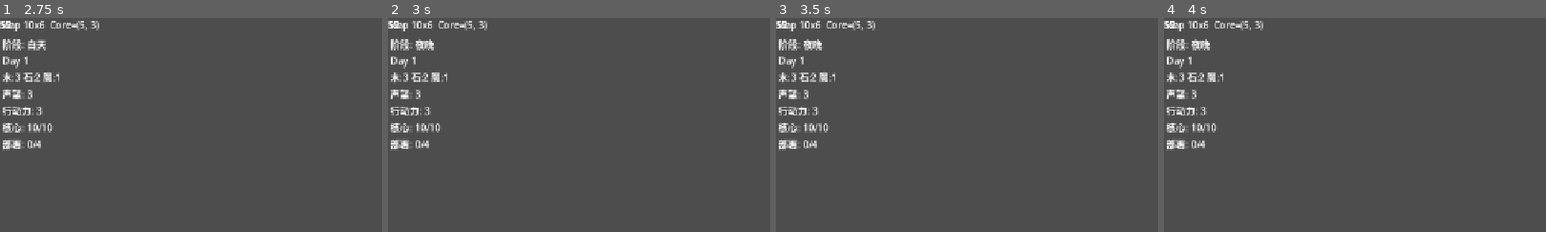
Above: before the commit, frames 1-4 (left to right).
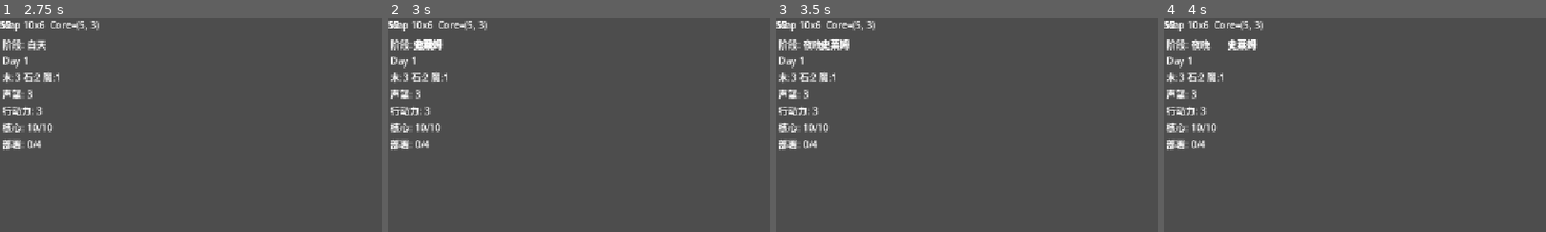
Above: after the commit, the same moments.

Repository: cl0udtide/buaase-hexavigil
Game: Godot game, scene res://scenes/bootstrap/MainMenu.tscn
Same seed, same stepped clock (60 frames per second), same inputs: the game is played once before the commit and once after it.
Inputs:
- Up to frame 1 (2.75 s): click "开始游戏" at 0.5 s; click "待机" at 1.25 s; click "探索" at 2 s
- Up to frame 2 (3 s): click "进入夜晚" at 2.75 s
- Up to frame 3 (3.5 s): no input
- Up to frame 4 (4 s): click "医疗站" at 3.5 s
The pictures show only the part of the screen within x 0-50%, y 0-50%; the shares and areas given below are measured in that part.

Frame 1 is identical in both runs. In frame 2, 0.3% of the frame differs, in the area x 6-15%, y 9-16%; in frame 3, 0.3%; in frame 4, 0.4%, in the area x 16-25%, y 9-16%.
Error before the commit: Trying to assign an array of type "Array" to a variable of type "Array[Dictionary]". (res://scripts/enemy/wave_manager.gd:41)

Commit message:
fix(战斗): 修复夜晚刷怪与实体初始化问题

Diff:
--- a/scripts/building/building_manager.gd
+++ b/scripts/building/building_manager.gd
@@ -53,10 +53,10 @@
 		run_state.reset_action_points(run_state.action_points + int(cfg.get("ap_cost", 0)))
 		return ActionResult.err(&"WORLD_NOT_READY", "BuildingRoot 节点不存在")
 	var actor: Node = scene.instantiate()
+	_building_root.add_child(actor)
 	actor.runtime_id = _next_runtime_id
 	if actor.has_method("setup_from_cfg"):
 		actor.setup_from_cfg(building_id, cfg, cell)
-	_building_root.add_child(actor)
 
 	_buildings_by_runtime_id[_next_runtime_id] = actor
 	_buildings_by_cell[cell] = actor
--- a/scripts/combat/unit_manager.gd
+++ b/scripts/combat/unit_manager.gd
@@ -48,10 +48,10 @@
 	if _unit_root == null:
 		return ActionResult.err(&"WORLD_NOT_READY", "UnitRoot 节点不存在")
 	var actor: Node = scene.instantiate()
+	_unit_root.add_child(actor)
 	actor.runtime_id = _next_runtime_id
 	if actor.has_method("setup_from_cfg"):
 		actor.setup_from_cfg(unit_id, cfg, cell, facing)
-	_unit_root.add_child(actor)
 	_units_by_runtime_id[_next_runtime_id] = actor
 	run_state.change_deployed_count(1)
 	if event_bus != null:
--- a/scripts/enemy/enemy_manager.gd
+++ b/scripts/enemy/enemy_manager.gd
@@ -29,10 +29,10 @@
 		push_warning("EnemyRoot node is missing")
 		return -1
 	var actor: Node = scene.instantiate()
+	_enemy_root.add_child(actor)
 	actor.runtime_id = _next_runtime_id
 	if actor.has_method("setup_from_cfg"):
 		actor.setup_from_cfg(enemy_id, cfg, spawn_cell)
-	_enemy_root.add_child(actor)
 	_enemies_by_runtime_id[_next_runtime_id] = actor
 	if event_bus != null:
 		event_bus.enemy_spawned.emit(_next_runtime_id, enemy_id, spawn_cell)
--- a/scripts/enemy/wave_manager.gd
+++ b/scripts/enemy/wave_manager.gd
@@ -38,7 +38,10 @@
 		_running = false
 		return
 	var cfg: Dictionary = data_repo.get_wave_cfg(day)
-	_pending_spawns = cfg.get("entries", []).duplicate(true)
+	_pending_spawns.clear()
+	for entry_variant: Variant in cfg.get("entries", []):
+		if typeof(entry_variant) == TYPE_DICTIONARY:
+			_pending_spawns.append((entry_variant as Dictionary).duplicate(true))
 	_pending_spawns.sort_custom(func(a: Dictionary, b: Dictionary): return float(a.get("time", 0.0)) < float(b.get("time", 0.0)))
 	_elapsed = 0.0
 	_running = true
